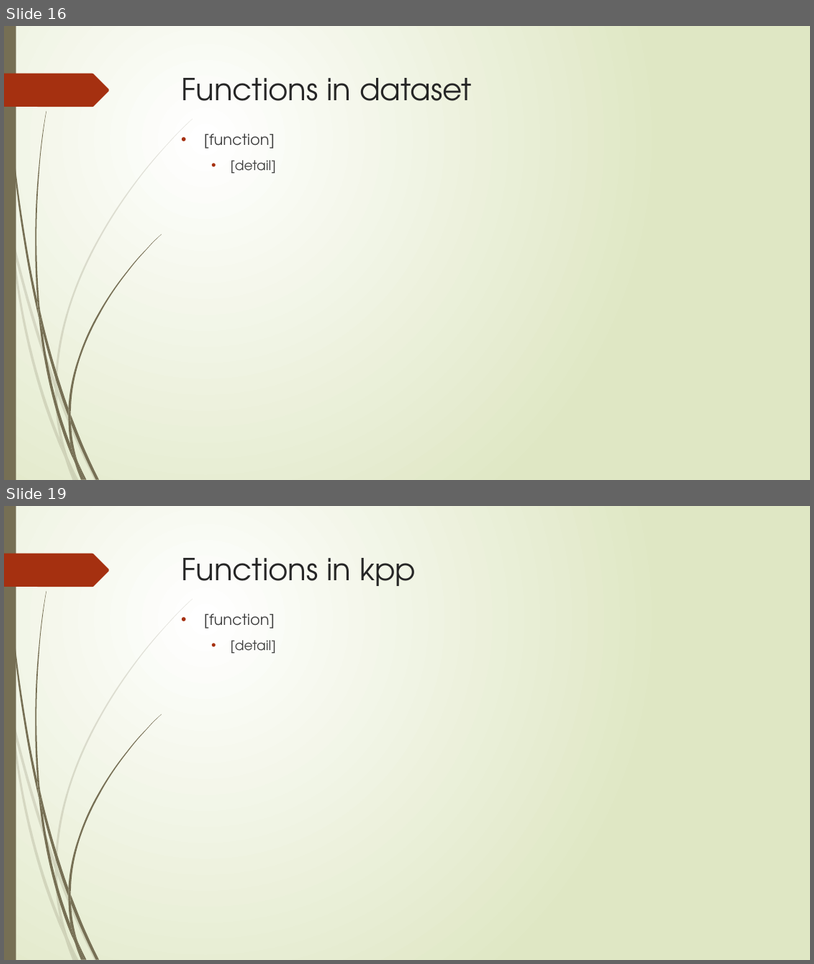
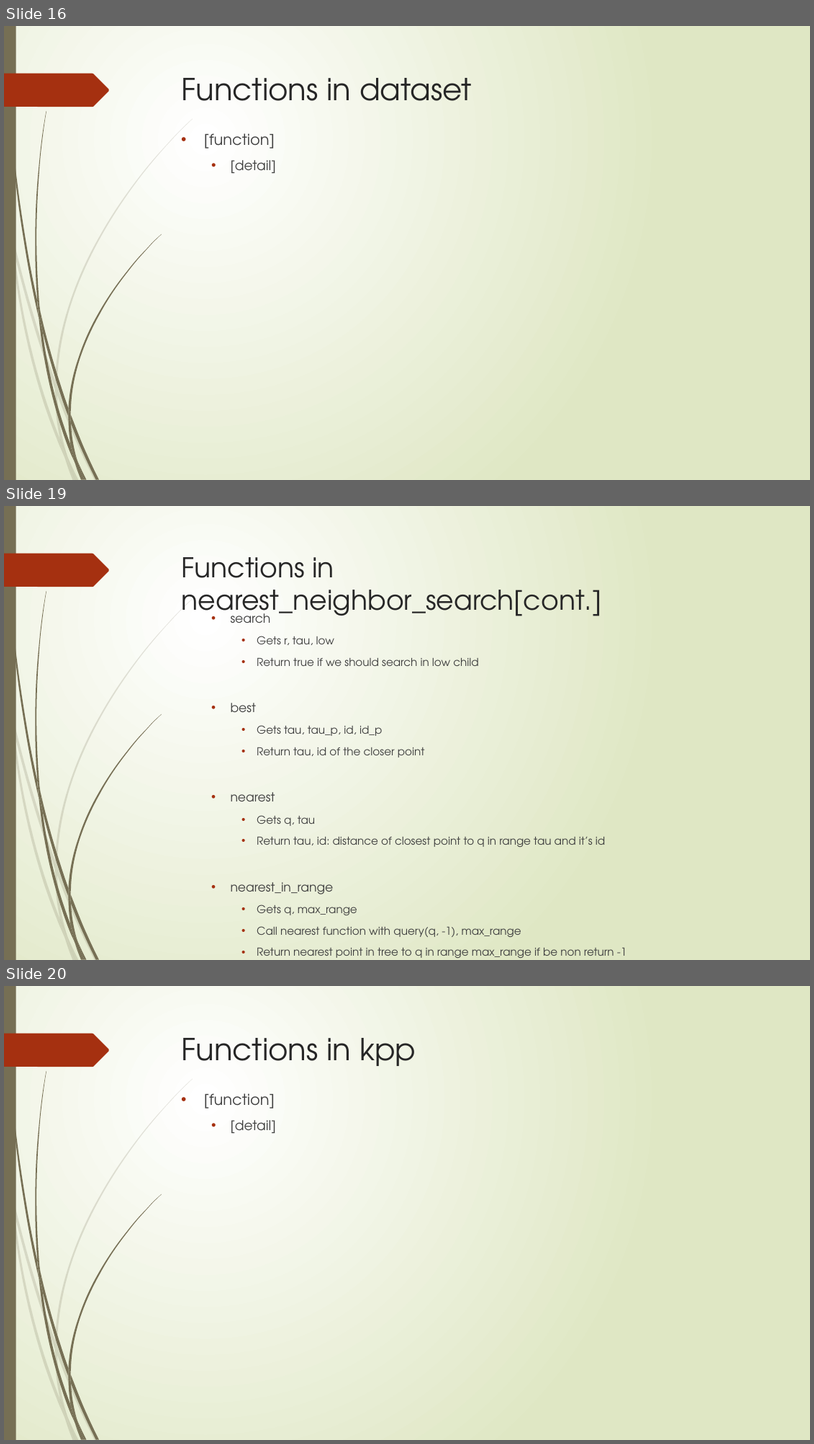
Before and after one commit to hsmmi/Exact-Acceleration-of-K-Means-and-K-Means-parallel, a slide deck: report/spr_final_paper.pptx. Shown one above the other, each under a label of ours: slides 16 and 19 before the commit, slides 16, 19 and 20 after it; the slides between them are not shown. The pictures are 814x964 and 814x1444 pixels, drawn with LibreOffice and Linux fonts; fonts in the diff are those of the drawing. Boxes give left, top, right and bottom in pixels: in the first picture for what was removed or moved away, otherwise in the second. Text is boxed around its words. In the diff, an @@ line names an element or a change of style, - is before the commit and + after.

```diff
--- a/report/spr_final_paper.pptx
+++ b/report/spr_final_paper.pptx
@@ slide 19 added at bbox=[4, 506, 810, 960], background gradient #FFFFFF to #DFE8C4; not listed: 24 template elements that a slide beside it also shows @@
@@ title added at bbox=[182, 557, 602, 623], 32.4 pt, text #262626 @@
+Functions in nearest_neighbor_search[cont.]
@@ text added at bbox=[231, 610, 627, 957], 12.9 pt, text #404040 @@
+  • search
+    • Gets r, tau, low
+    • Return true if we should search in low child
+  • best
+    • Gets tau, tau_p, id, id_p
+    • Return tau, id of the closer point
+  • nearest
+    • Gets q, tau
+    • Return tau, id: distance of closest point to q in range tau and it’s id
+  • nearest_in_range
+    • Gets q, max_range
+    • Call nearest function with query(q, -1), max_range
+    • Return nearest point in tree to q in range max_range if be non return -1
@@ what was slide 19 is now slide 20 @@
```
Also in this commit, not shown: 5 slides changed, 1 other file.
